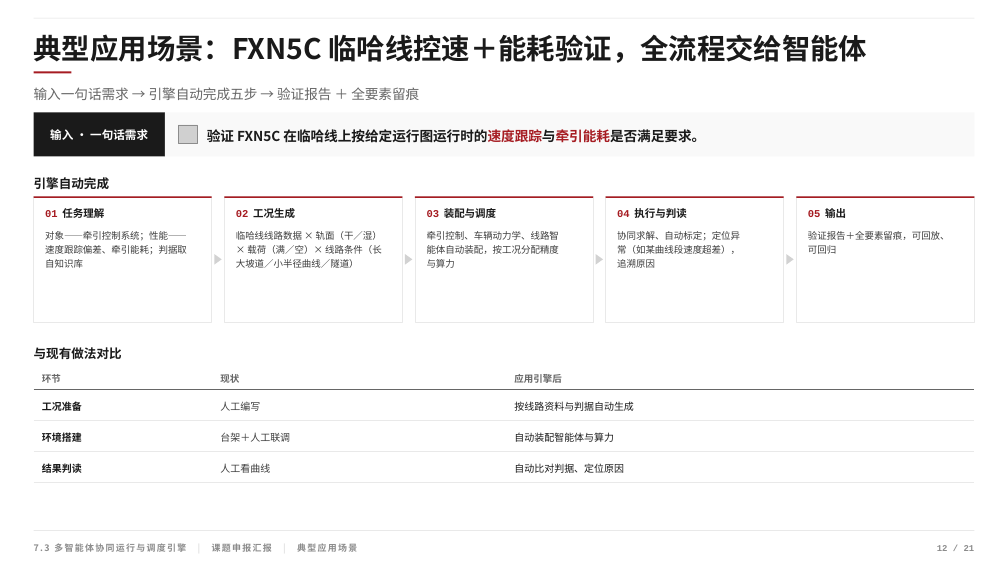
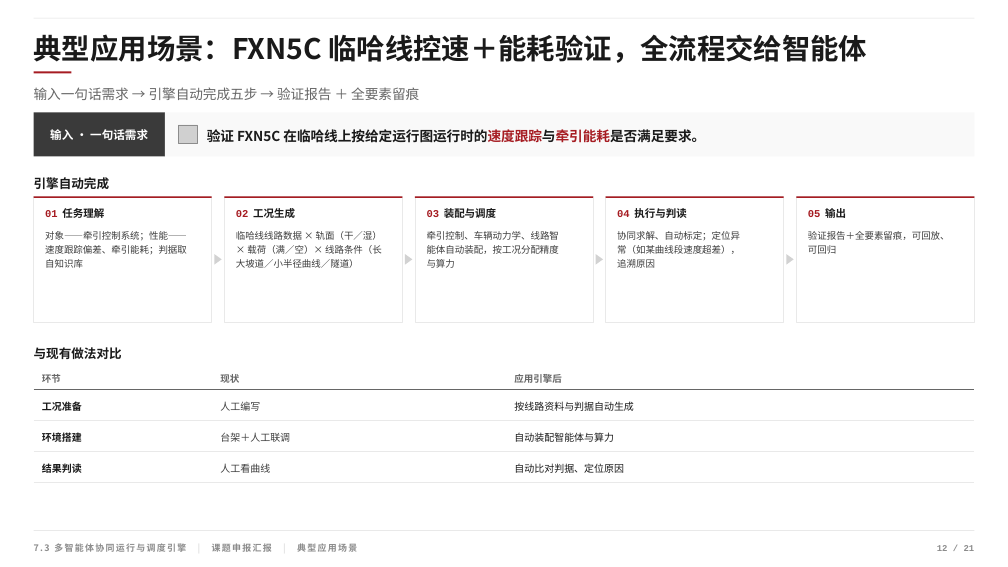
Before and after one commit to huosi012/PPT, a slide deck: slide 12 of 项目汇报PPT.pptx. Drawn at 1008x567 pixels with LibreOffice and Linux fonts; fonts in the diff are those of the drawing; grey boxes stand for pictures. Boxes give left, top, right and bottom in pixels: in the first picture for what was removed or moved away, otherwise in the second. Text is boxed around its words. In the diff, an @@ line names an element or a change of style, - is before the commit and + after.

```diff
--- a/项目汇报PPT.pptx
+++ b/项目汇报PPT.pptx
@@ rectangle "输入 · 一句话需求" at [33,113,165,157]: fill #1A1A1A to #3A3A3A @@
```
Also in this commit, not shown: 8 other slides changed, 24 other files.
